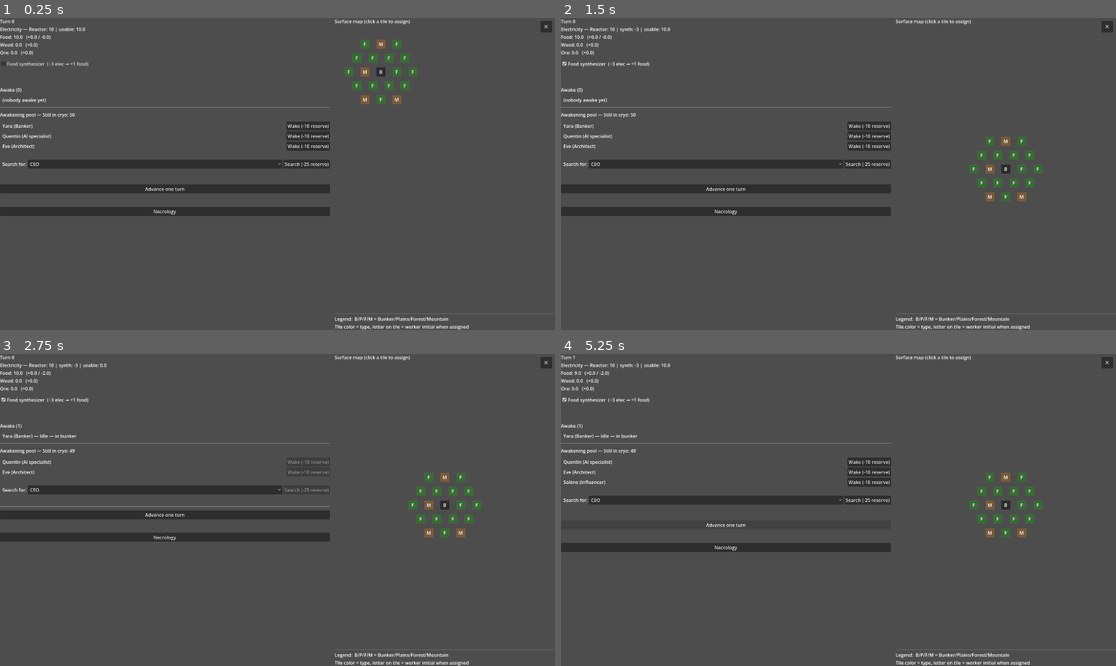
Above: before the commit, frames 1-4 (two rows, left to right).
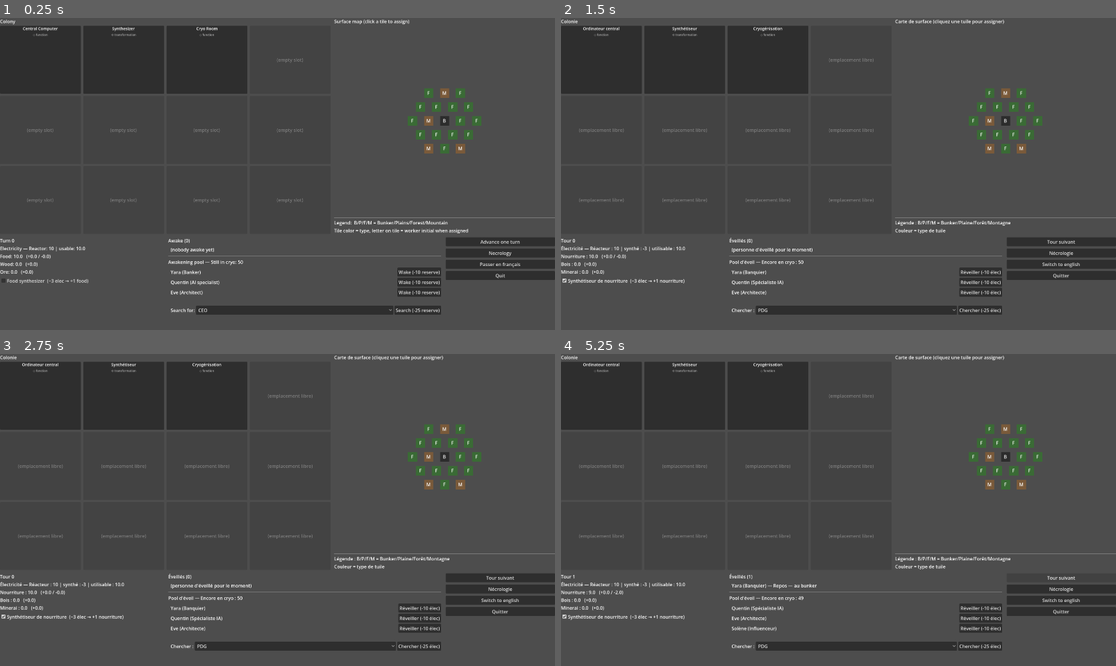
Above: after the commit, the same moments.

Repository: Infornographie/degel
Game: Godot game, scene res://scenes/main_ui.tscn
Two runs of this game, one before a commit and one after it. Both use one fixed random seed, a clock stepped at 60 frames per second and the inputs below.
Inputs (mouse positions are in pixels of both pictures, inside the frame that each line leads up to):
- Up to frame 1 (0.25 s): no input
- Up to frame 2 (1.5 s): click (1060, 264) at 0.5 s, where only the run after the commit has a clickable "Passer en français"; click "Food synthesizer (−3 elec → +…" (after the commit: "Synthétiseur de nourriture (−…") at 1.25 s
- Up to frame 3 (2.75 s): click (310, 463) at 2 s, where only the run before the commit has a clickable "Wake (-10 reserve)"
- Up to frame 4 (5.25 s): click (716, 491) at 2.75 s, where only the run before the commit has a clickable "CEO"; click (982, 606) at 3.5 s, where only the run after the commit has a clickable "Réveiller (-10 élec)"; click (855, 634) at 4.25 s, where only the run after the commit has a clickable "PDG"; click "Advance one turn" (after the commit: "Tour suivant") at 5 s

The runs differ from the first frame. In frame 1, 18% of the frame differs, in the area x 0-100%, y 0-100%; in frame 2, 18%; in frame 3, 18%; in frame 4, 18%.

Commit message:
New UI layout
- still full textual
- but cooler UI
- I think

Diff:
--- a/localization/translations.csv
+++ b/localization/translations.csv
@@ -69,3 +69,12 @@
 BUILDING_CRYO_ROOM,Salle de cryogénisation,Cryo room
 BUILDING_COMPUTER,Ordinateur central,Main computer
 BUILDING_SYNTHESIZER,Synthétiseur de nourriture,Food synthesizer
+LABEL_COLONY_TITLE,Colonie,Colony
+LABEL_EMPTY_SLOT,(emplacement libre),(empty slot)
+BUILDING_FAMILY_TRANSFORMATION,⚙ transformation,⚙ transformation
+BUILDING_FAMILY_FUNCTION,◇ fonction,◇ function
+BUILDING_CRYO_ROOM,Cryogénisation,Cryo Room
+BUILDING_COMPUTER,Ordinateur central,Central Computer
+BUILDING_SYNTHESIZER,Synthétiseur,Synthesizer
+BTN_QUIT,Quitter,Quit
+BTN_TOGGLE_LANG,Switch to english,Passer en français
--- a/scenes/main_ui.gd
+++ b/scenes/main_ui.gd
@@ -33,6 +33,8 @@
 # id dans le sous-menu (encodé : survivor_id * 100 + job_id) → (survivor_id, job_id)
 var _popup_submenus: Array[PopupMenu] = []
 var _synth_checkbox: CheckBox
+var _colony_grid: GridContainer
+const COLONY_SLOTS: int = 12
 
 func _ready() -> void:
 	_build_ui()
@@ -45,44 +47,85 @@
 	GameState.targeted_wake_failed.connect(_on_targeted_wake_failed)
 	GameState.run_ended.connect(_on_run_ended)
 	GameState.nightly_deaths.connect(_on_nightly_deaths)
+	# On cache l'UI le temps que le layout se calcule
+	modulate.a = 0.0
+	await get_tree().process_frame
 	_refresh()
+	modulate.a = 1.0
 
 func _build_ui() -> void:
 	set_anchors_and_offsets_preset(Control.PRESET_FULL_RECT)
-	var split := HBoxContainer.new()
-	split.set_anchors_and_offsets_preset(Control.PRESET_FULL_RECT)
-	split.add_theme_constant_override("separation", 16)
-	add_child(split)
-
-	# Bouton quit en haut à droite
-	var quit_btn := Button.new()
-	quit_btn.text = "✕"
-	quit_btn.add_theme_font_size_override("font_size", 20)
-	quit_btn.custom_minimum_size = Vector2(40, 40)
-	quit_btn.set_anchors_preset(Control.PRESET_TOP_RIGHT)
-	quit_btn.position = Vector2(-50, 10)
-	quit_btn.pressed.connect(get_tree().quit)
-	add_child(quit_btn)
-
-	var left_scroll := ScrollContainer.new()
-	left_scroll.size_flags_horizontal = Control.SIZE_EXPAND_FILL
-	left_scroll.size_flags_stretch_ratio = 0.6
-	left_scroll.horizontal_scroll_mode = ScrollContainer.SCROLL_MODE_DISABLED
-	split.add_child(left_scroll)
-
-	var left := VBoxContainer.new()
-	left.size_flags_horizontal = Control.SIZE_EXPAND_FILL
-	left.add_theme_constant_override("separation", 12)
-	left_scroll.add_child(left)
-	_build_left_panel(left)
-
-	var right := VBoxContainer.new()
-	right.size_flags_horizontal = Control.SIZE_EXPAND_FILL
-	right.size_flags_stretch_ratio = 0.4
-	split.add_child(right)
-	_build_map_panel(right)
-
-func _build_left_panel(parent: VBoxContainer) -> void:
+
+	# Split vertical principal : top (colony + map) / bottom (data & buttons)
+	var main_vbox := VBoxContainer.new()
+	main_vbox.set_anchors_and_offsets_preset(Control.PRESET_FULL_RECT)
+	main_vbox.add_theme_constant_override("separation", 12)
+	add_child(main_vbox)
+
+	# --- Rang du haut : colony + map ---
+	var top_row := HBoxContainer.new()
+	top_row.size_flags_horizontal = Control.SIZE_EXPAND_FILL
+	top_row.size_flags_vertical = Control.SIZE_EXPAND_FILL
+	top_row.size_flags_stretch_ratio = 0.70
+	top_row.add_theme_constant_override("separation", 12)
+	main_vbox.add_child(top_row)
+
+	# Colony à gauche du rang du haut
+	var colony_panel := VBoxContainer.new()
+	colony_panel.size_flags_horizontal = Control.SIZE_EXPAND_FILL
+	colony_panel.size_flags_vertical = Control.SIZE_EXPAND_FILL
+	colony_panel.size_flags_stretch_ratio = 0.60
+	top_row.add_child(colony_panel)
+	_build_colony_panel(colony_panel)
+
+	# Map à droite du rang du haut
+	var map_panel := VBoxContainer.new()
+	map_panel.size_flags_horizontal = Control.SIZE_EXPAND_FILL
+	map_panel.size_flags_vertical = Control.SIZE_EXPAND_FILL
+	map_panel.size_flags_stretch_ratio = 0.40
+	top_row.add_child(map_panel)
+	_build_map_panel(map_panel)
+
+	# --- Rang du bas : data & buttons ---
+	var bottom_row := HBoxContainer.new()
+	bottom_row.size_flags_horizontal = Control.SIZE_EXPAND_FILL
+	bottom_row.size_flags_vertical = Control.SIZE_EXPAND_FILL
+	bottom_row.size_flags_stretch_ratio = 0.30
+	bottom_row.add_theme_constant_override("separation", 16)
+	main_vbox.add_child(bottom_row)
+
+	# Zone ressources
+	var resources_scroll := ScrollContainer.new()
+	resources_scroll.size_flags_horizontal = Control.SIZE_EXPAND_FILL
+	resources_scroll.size_flags_stretch_ratio = 0.30
+	resources_scroll.horizontal_scroll_mode = ScrollContainer.SCROLL_MODE_DISABLED
+	bottom_row.add_child(resources_scroll)
+	var resources_vbox := VBoxContainer.new()
+	resources_vbox.size_flags_horizontal = Control.SIZE_EXPAND_FILL
+	resources_scroll.add_child(resources_vbox)
+	_build_resources_section(resources_vbox)
+
+	# Zone survivants
+	var survivors_scroll := ScrollContainer.new()
+	survivors_scroll.size_flags_horizontal = Control.SIZE_EXPAND_FILL
+	survivors_scroll.size_flags_stretch_ratio = 0.50
+	survivors_scroll.horizontal_scroll_mode = ScrollContainer.SCROLL_MODE_DISABLED
+	bottom_row.add_child(survivors_scroll)
+	var survivors_vbox := VBoxContainer.new()
+	survivors_vbox.size_flags_horizontal = Control.SIZE_EXPAND_FILL
+	survivors_vbox.add_theme_constant_override("separation", 8)
+	survivors_scroll.add_child(survivors_vbox)
+	_build_survivors_section(survivors_vbox)
+
+	# Zone boutons (advance, necrology, quit)
+	var buttons_vbox := VBoxContainer.new()
+	buttons_vbox.size_flags_horizontal = Control.SIZE_EXPAND_FILL
+	buttons_vbox.size_flags_stretch_ratio = 0.20
+	buttons_vbox.add_theme_constant_override("separation", 8)
+	bottom_row.add_child(buttons_vbox)
+	_build_buttons_section(buttons_vbox)
+
+func _build_resources_section(parent: VBoxContainer) -> void:
 	_resources_section = VBoxContainer.new()
 	parent.add_child(_resources_section)
 	_synth_checkbox = CheckBox.new()
@@ -90,29 +133,55 @@
 	_synth_checkbox.toggled.connect(_on_synth_toggled)
 	parent.add_child(_synth_checkbox)
 	_famine_label = _add_label(parent, "")
-	parent.add_child(HSeparator.new())
-	_awake_header = _add_label(parent, "Awake (0)")
+
+func _build_survivors_section(parent: VBoxContainer) -> void:
+	_awake_header = _add_label(parent, tr("LABEL_AWAKE") % 0)
 	_awake_list = VBoxContainer.new()
 	_awake_list.size_flags_horizontal = Control.SIZE_EXPAND_FILL
 	parent.add_child(_awake_list)
 	parent.add_child(HSeparator.new())
-	_asleep_header = _add_label(parent, "Asleep (0)")
+	_asleep_header = _add_label(parent, tr("LABEL_ASLEEP_HEADER") % 0)
 	_asleep_list = VBoxContainer.new()
 	_asleep_list.size_flags_horizontal = Control.SIZE_EXPAND_FILL
 	parent.add_child(_asleep_list)
-	parent.add_child(HSeparator.new())
+
+func _build_buttons_section(parent: VBoxContainer) -> void:
 	_advance_button = Button.new()
 	_advance_button.text = tr("BTN_ADVANCE")
 	_advance_button.pressed.connect(_on_advance_pressed)
 	parent.add_child(_advance_button)
-	_status_label = _add_label(parent, "")
 	var necro_btn := Button.new()
 	necro_btn.text = tr("BTN_NECROLOGY")
 	necro_btn.pressed.connect(_on_necrology_pressed)
 	parent.add_child(necro_btn)
+	var lang_btn := Button.new()
+	lang_btn.text = tr("BTN_TOGGLE_LANG")
+	lang_btn.pressed.connect(_on_toggle_lang_pressed)
+	parent.add_child(lang_btn)
+	var quit_btn := Button.new()
+	quit_btn.text = tr("BTN_QUIT")
+	quit_btn.pressed.connect(get_tree().quit)
+	parent.add_child(quit_btn)
+	_status_label = _add_label(parent, "")
+
+func _on_toggle_lang_pressed() -> void:
+	var current := TranslationServer.get_locale()
+	var new_locale := "en" if current.begins_with("fr") else "fr"
+	TranslationServer.set_locale(new_locale)
+	_rebuild_ui()
+
+func _rebuild_ui() -> void:
+	for child in get_children():
+		child.queue_free()
+	modulate.a = 0.0
+	_build_ui()
+	await get_tree().process_frame
+	_refresh()
+	modulate.a = 1.0
 
 func _build_map_panel(parent: VBoxContainer) -> void:
-	_add_label(parent, tr("LABEL_MAP_TITLE"))
+	var title := _add_label(parent, tr("LABEL_MAP_TITLE"))
+	title.add_theme_font_size_override("font_size", 16)
 	_map_container = Control.new()
 	_map_container.size_flags_vertical = Control.SIZE_EXPAND_FILL
 	_map_container.size_flags_horizontal = Control.SIZE_EXPAND_FILL
@@ -121,6 +190,72 @@
 	parent.add_child(HSeparator.new())
 	_add_label(parent, tr("LABEL_LEGEND_1"))
 	_add_label(parent, tr("LABEL_LEGEND_2"))
+
+func _build_colony_panel(parent: VBoxContainer) -> void:
+	var title := _add_label(parent, tr("LABEL_COLONY_TITLE"))
+	title.add_theme_font_size_override("font_size", 16)
+	_colony_grid = GridContainer.new()
+	_colony_grid.columns = 4
+	_colony_grid.add_theme_constant_override("h_separation", 8)
+	_colony_grid.add_theme_constant_override("v_separation", 8)
+	_colony_grid.size_flags_horizontal = Control.SIZE_EXPAND_FILL
+	_colony_grid.size_flags_vertical = Control.SIZE_EXPAND_FILL
+	parent.add_child(_colony_grid)
+
+func _draw_colony() -> void:
+	if _colony_grid == null:
+		return
+	for child in _colony_grid.get_children():
+		child.queue_free()
+	# Les starter buildings d'abord, puis les autres
+	var occupied: Array[Building] = []
+	for b in GameState.buildings:
+		if b.config.is_starter:
+			occupied.append(b)
+	for b in GameState.buildings:
+		if not b.config.is_starter:
+			occupied.append(b)
+	for i in COLONY_SLOTS:
+		if i < occupied.size():
+			_add_building_slot(occupied[i])
+		else:
+			_add_empty_slot()
+
+func _add_building_slot(b: Building) -> void:
+	var panel := PanelContainer.new()
+	panel.size_flags_horizontal = Control.SIZE_EXPAND_FILL
+	panel.size_flags_vertical = Control.SIZE_EXPAND_FILL
+	panel.custom_minimum_size = Vector2(140, 100)
+	_colony_grid.add_child(panel)
+	var vbox := VBoxContainer.new()
+	vbox.add_theme_constant_override("separation", 4)
+	panel.add_child(vbox)
+	var name_label := Label.new()
+	name_label.text = tr(b.config.name_key)
+	name_label.horizontal_alignment = HORIZONTAL_ALIGNMENT_CENTER
+	name_label.add_theme_font_size_override("font_size", 14)
+	vbox.add_child(name_label)
+	var family_label := Label.new()
+	match b.config.family:
+		BuildingConfig.Family.TRANSFORMATION: family_label.text = tr("BUILDING_FAMILY_TRANSFORMATION")
+		BuildingConfig.Family.FUNCTION: family_label.text = tr("BUILDING_FAMILY_FUNCTION")
+	family_label.horizontal_alignment = HORIZONTAL_ALIGNMENT_CENTER
+	family_label.add_theme_font_size_override("font_size", 10)
+	family_label.modulate = Color(0.7, 0.7, 0.7)
+	vbox.add_child(family_label)
+
+func _add_empty_slot() -> void:
+	var panel := PanelContainer.new()
+	panel.size_flags_horizontal = Control.SIZE_EXPAND_FILL
+	panel.size_flags_vertical = Control.SIZE_EXPAND_FILL
+	panel.custom_minimum_size = Vector2(140, 100)
+	panel.modulate = Color(1, 1, 1, 0.3)
+	_colony_grid.add_child(panel)
+	var label := Label.new()
+	label.text = tr("LABEL_EMPTY_SLOT")
+	label.horizontal_alignment = HORIZONTAL_ALIGNMENT_CENTER
+	label.vertical_alignment = VERTICAL_ALIGNMENT_CENTER
+	panel.add_child(label)
 
 func _add_label(parent: Node, text: String) -> Label:
 	var label := Label.new()
@@ -280,6 +415,7 @@
 	_famine_label.text = tr("LABEL_FAMINE") % GameState.famine_turns if GameState.famine_turns > 0 else ""
 	_rebuild_lists()
 	_draw_map()
+	_draw_colony()
 
 func _rebuild_resources() -> void:
 	for child in _resources_section.get_children():
